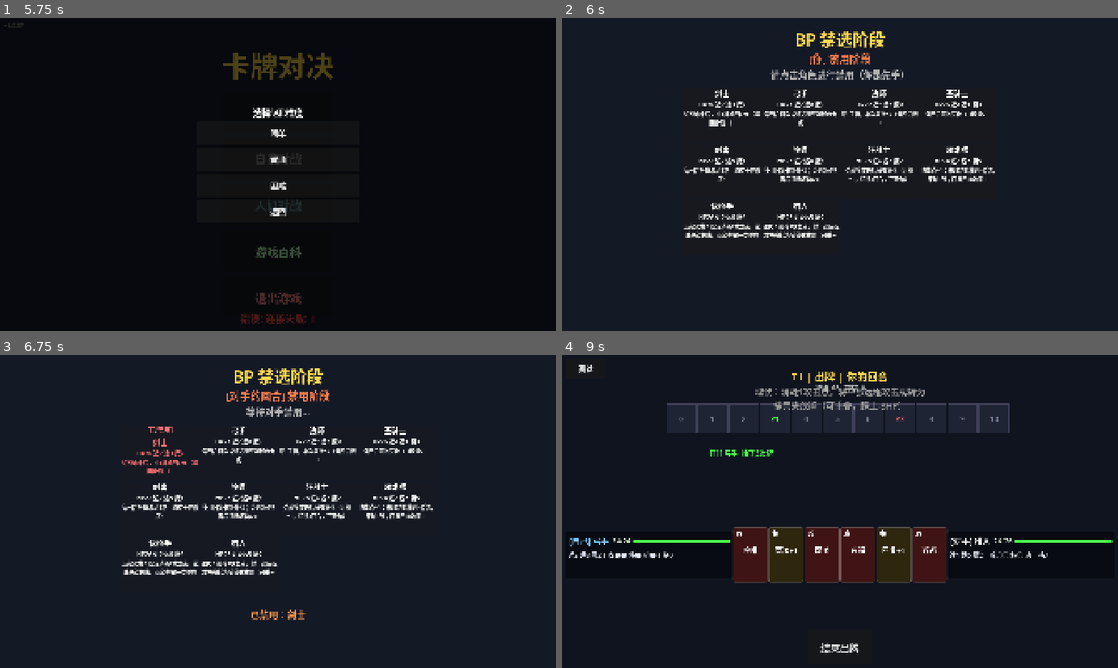
Above: before the commit, frames 1-4 (two rows, left to right).
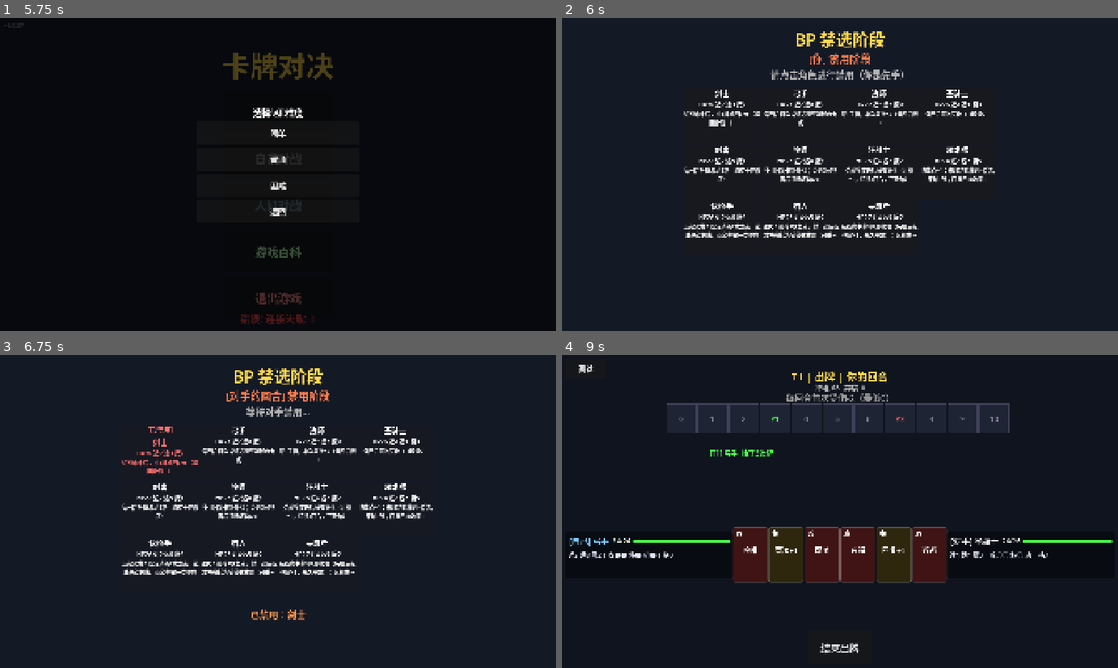
Above: after the commit, the same moments.

Repository: 41hu/card_duel
Game: Godot game, scene res://scenes/main_menu.tscn
Same seed, same stepped clock (60 frames per second), same inputs: the game is played once before the commit and once after it.
Inputs (mouse positions are in pixels of both pictures, inside the frame that each line leads up to):
- Up to frame 1 (5.75 s): click "多人对战" at 0.5 s; click "自我对战" at 1.25 s; click (227, 174) at 2.02 s; type "12" at 2.1 s; click "加入" at 2.75 s; click "返回" at 3.5 s; click "人机对战" at 4.25 s; click "游戏百科" at 5 s
- Up to frame 2 (6 s): click "简单" at 5.75 s
- Up to frame 3 (6.75 s): click (161, 452) at 6.5 s
- Up to frame 4 (9 s): click (801, 452) at 7.25 s; click "[自己] 弓手" at 8 s; click (967, 542) at 8.75 s, where only the run before the commit has a clickable "[对手] 猎人"

Frame 1 is identical in both runs. In frame 2, 0.5% of the frame differs, in the area x 50-65%, y 59-71%; in frame 3, 0.5%; in frame 4, 1.1%, in the area x 34-83%, y 10-65%.

Commit message:
balance: 新增角色寻踪者(校准叠层)
寻踪者: HP27/近4/远5/魔2
- 技能"校准"(机制由主维护者v1.0.37实现): 远程命中叠1层校准(每层远程伤害+1,永久叠加), 远程攻击未造成伤害则清空
- 角色池 10名 → 11名, 同步 GAME_RULES/README

Diff:
--- a/scripts/data/character_data.gd
+++ b/scripts/data/character_data.gd
@@ -1,4 +1,4 @@
-# character_data.gd — 角色数据定义（10名角色）
+# character_data.gd — 角色数据定义（11名角色）
 extends RefCounted
 
 const CHARACTER_DB = {
@@ -12,6 +12,7 @@
 	"warlock":     {name="邪术师", hp=24, near=2, range=3, magic=3, skill="warlock",      skill_desc="功能点+1；未用功能牌则回合结束抽1张；自身回血效果-1"},
 	"gunslinger":  {name="快枪手", hp=26, near=2, range=6, magic=2, skill="gunslinger",   skill_desc="远程双发：固定消耗2攻击点，造成两段伤害，两段各需一次响应"},
 	"hunter":      {name="猎人",   hp=26, near=4, range=5, magic=2, skill="hunter",       skill_desc="埋伏：消耗1攻击点，将一张远程攻击牌转为捕兽夹放置（可重叠，踩上-3HP）"},
+	"tracker":     {name="寻踪者", hp=27, near=4, range=5, magic=2, skill="tracker",      skill_desc="远程命中获得1层校准（每层远程伤害+1，永久叠加）；远程攻击未造成伤害则校准清空"},
 }
 
-const CHARACTER_IDS = ["swordsman", "archer", "mage", "paladin", "assassin", "priest", "berserker", "warlock", "gunslinger", "hunter"]
+const CHARACTER_IDS = ["swordsman", "archer", "mage", "paladin", "assassin", "priest", "berserker", "warlock", "gunslinger", "hunter", "tracker"]
Not shown, changed: GAME_RULES.md
Not shown, changed: README.md
